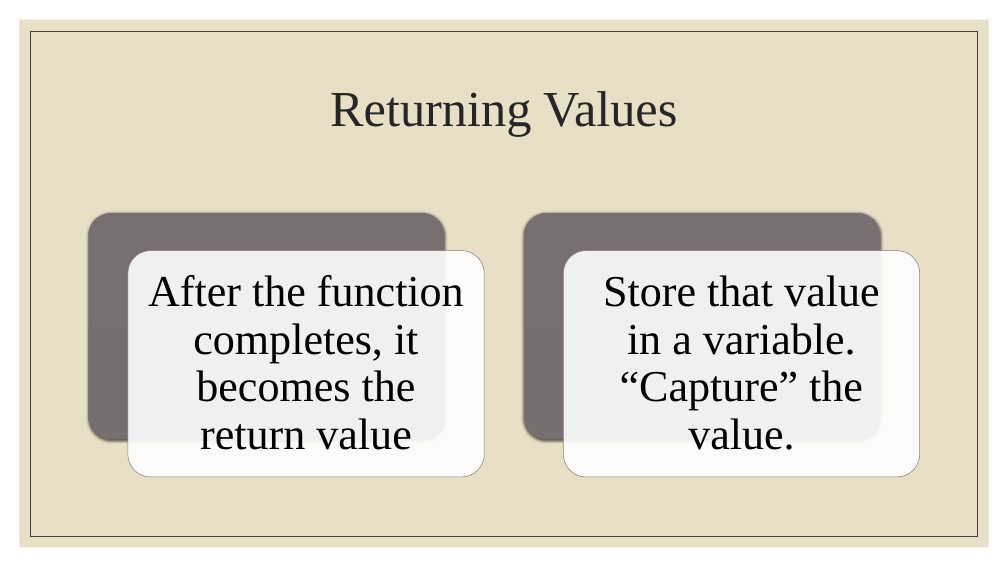
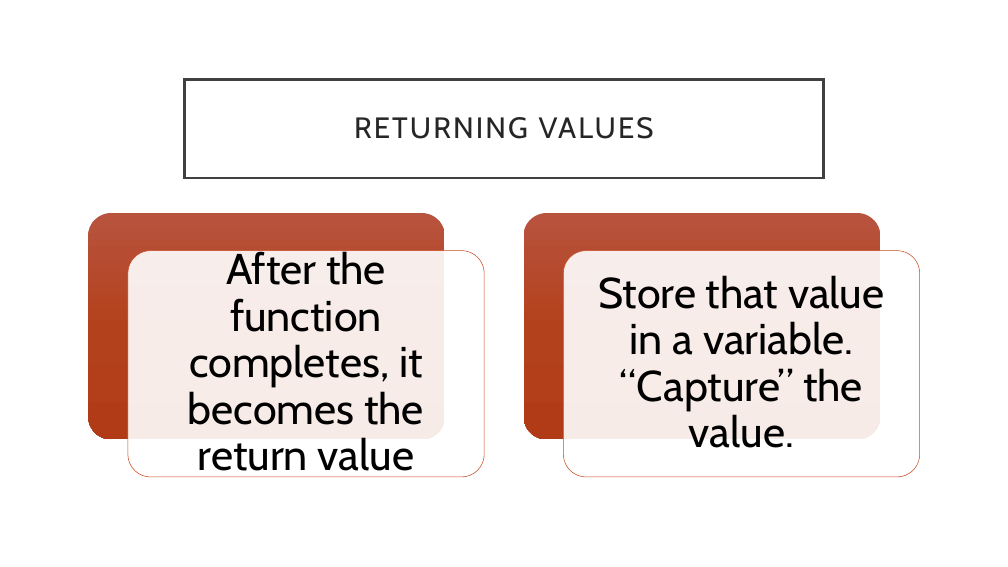
Before and after one commit to rsera/Junior-Knights, a slide deck: slide 13 of Python Day 8 Functions.pptx (slide 11 before the commit). Drawn at 1008x567 pixels with LibreOffice and Linux fonts; fonts in the diff are those of the drawing. Boxes give left, top, right and bottom in pixels: in the first picture for what was removed or moved away, otherwise in the second. Text is boxed around its words. In the diff, an @@ line names an element or a change of style, - is before the commit and + after.

```diff
--- a/Python Day 8 Functions.pptx
+++ b/Python Day 8 Functions.pptx
@@ rectangle removed at box(20, 20, 989, 547) @@
@@ rectangle removed at box(31, 31, 978, 536) @@
@@ title "RETURNING VALUES": place and size @@
-title "RETURNING VALUES" at box(330, 91, 677, 136)
+title "RETURNING VALUES" at box(185, 79, 823, 178)
@@ title "RETURNING VALUES" at box(185, 79, 823, 178): fill none to #FFFFFF; outline none to #404040 2.5 pt @@
@@ title at box(354, 117, 654, 139): text changed; size 48 to 28 pt; font Times New Roman to Cabin @@
-Returning Values
+RETURNING VALUES
@@ rounded rectangle at box(88, 213, 445, 439): fill gradient #787070 to #786F6F to #776F6F to gradient #B9543F to #B5411D to #B23C17; shadow off @@
@@ rounded rectangle at box(524, 213, 880, 439): fill gradient #787070 to #786F6F to #776F6F to gradient #B9543F to #B5411D to #B23C17; shadow off @@
@@ rounded rectangle at box(128, 251, 484, 477): outline #887F7F 0.5 pt to #CA4B23 0.5 pt @@
@@ text "After the function completes, it ..." at box(188, 248, 424, 477): size 42 to 41 pt, font Times New Roman to Cabin @@
@@ rounded rectangle at box(563, 251, 920, 477): outline #887F7F 0.5 pt to #CA4B23 0.5 pt @@
@@ text "Store that value in a ..." at box(598, 275, 884, 448): size 42 to 41 pt, font Times New Roman to Cabin @@
```
Also in this commit, not shown: 19 other slides changed, 2 slides added, 13 other files.
